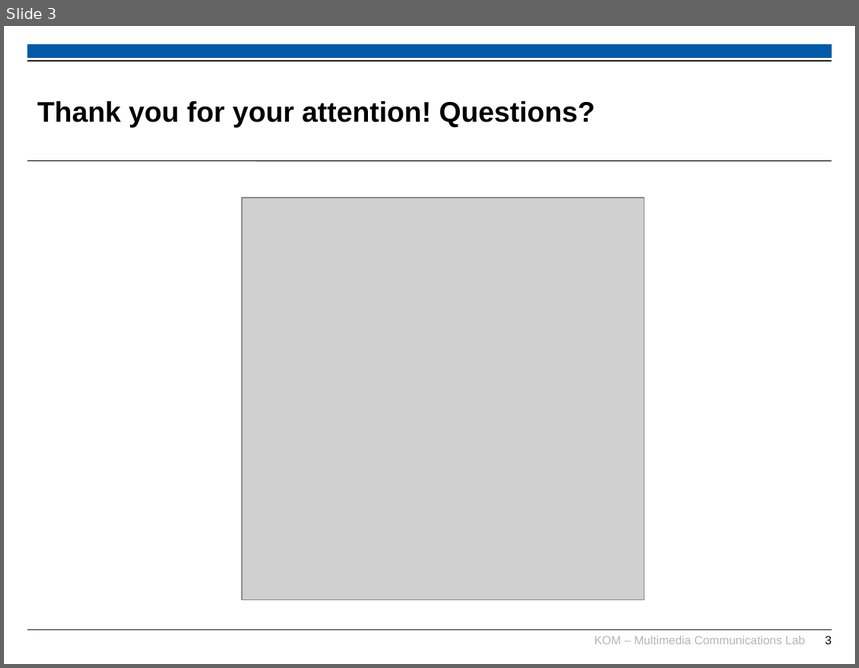
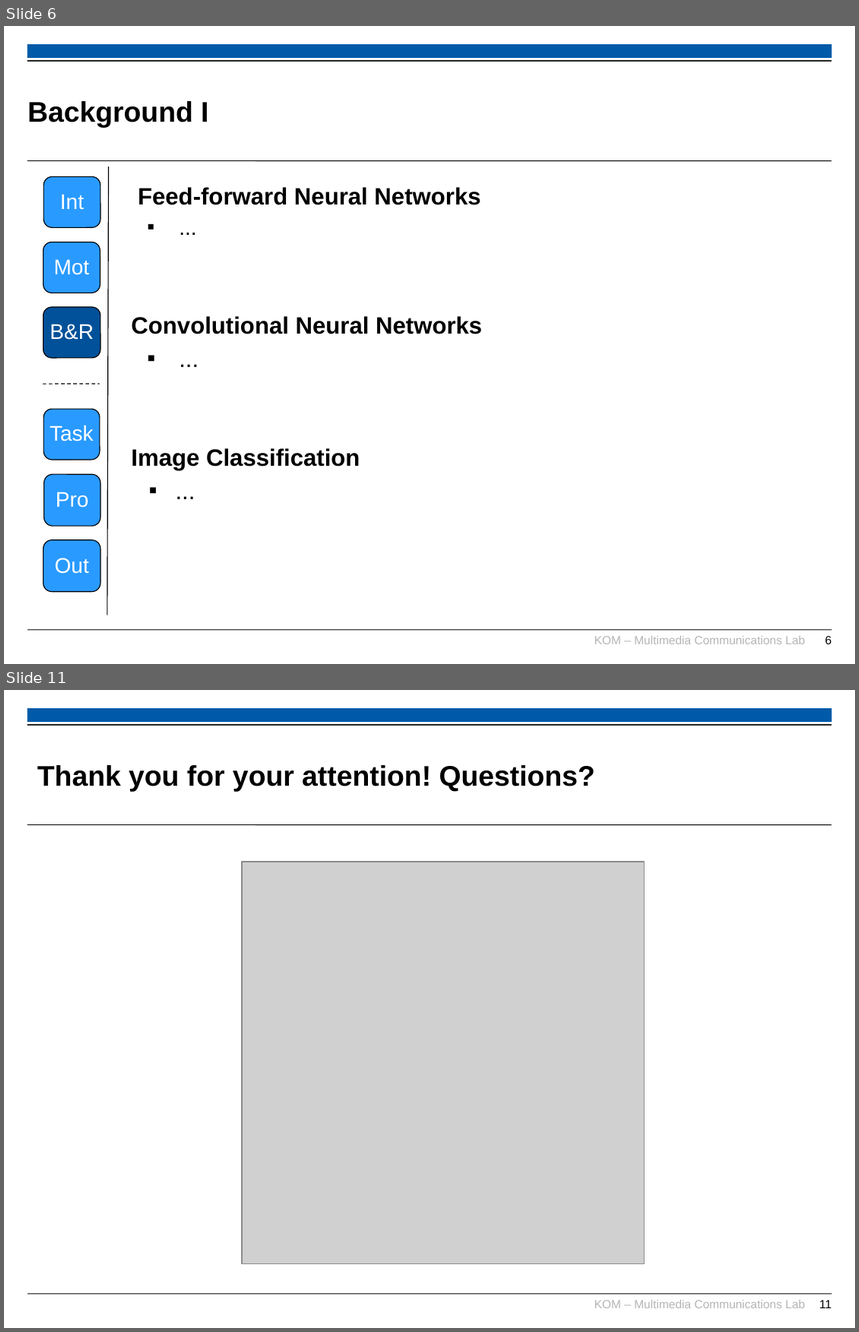
Before and after one commit to TimUnverzagt/Thesis, a slide deck: presentation/intermissionary_presentation.pptx. Shown one above the other, each under a label of ours: slide 3 before the commit, slides 6 and 11 after it; the slides between them are not shown. The pictures are 859x668 and 859x1332 pixels, drawn with LibreOffice and Linux fonts; fonts in the diff are those of the drawing; grey boxes stand for pictures; background and template pictures are left out. Boxes give left, top, right and bottom in pixels: in the first picture for what was removed or moved away, otherwise in the second. Text is boxed around its words. In the diff, an @@ line names an element or a change of style, - is before the commit and + after.

```diff
--- a/presentation/intermissionary_presentation.pptx
+++ b/presentation/intermissionary_presentation.pptx
@@ slide 6 added at [4,26,855,664], background #FFFFFF; not listed: 6 template elements that a slide beside it also shows @@
@@ title added at [28,101,208,127], 24 pt, text #000000, bold @@
+Background I
@@ rounded rectangle added at [44,176,101,227], fill #299AFF, outline #000000 0.75 pt, 18 pt, text #FFFFFF @@
+Int
@@ line added from (109, 167) to (107, 616), #000000 0.75 pt @@
@@ text added at [131,187,482,471], 20 pt, text #000000, bold @@
+Feed-forward Neural Networks
+  ▪ ...
+Convolutional Neural Networks
+  ▪ ...
+Image Classification
+    ▪ ...
@@ rounded rectangle added at [44,242,101,294], fill #299AFF, outline #000000 0.75 pt, 18 pt, text #FFFFFF @@
+Mot
@@ rounded rectangle added at [44,307,101,358], fill #005199, outline #000000 0.75 pt, 18 pt, text #FFFFFF @@
+B&R
@@ line added from (44, 385) to (99, 383), #000000 0.75 pt dashed @@
@@ rounded rectangle added at [44,409,101,460], fill #299AFF, outline #000000 0.75 pt, 18 pt, text #FFFFFF @@
+Task
@@ rounded rectangle added at [44,474,101,527], fill #299AFF, outline #000000 0.75 pt, 18 pt, text #FFFFFF @@
+Pro
@@ rounded rectangle added at [44,540,101,592], fill #299AFF, outline #000000 0.75 pt, 18 pt, text #FFFFFF @@
+Out
@@ what was slide 3 is now slide 11 @@
@@ page number at [819,1300,832,1309]: text changed @@
-3
+11
```
Also in this commit, not shown: 1 slide changed, 8 other slides added, 1 slide removed, 1 other file.
